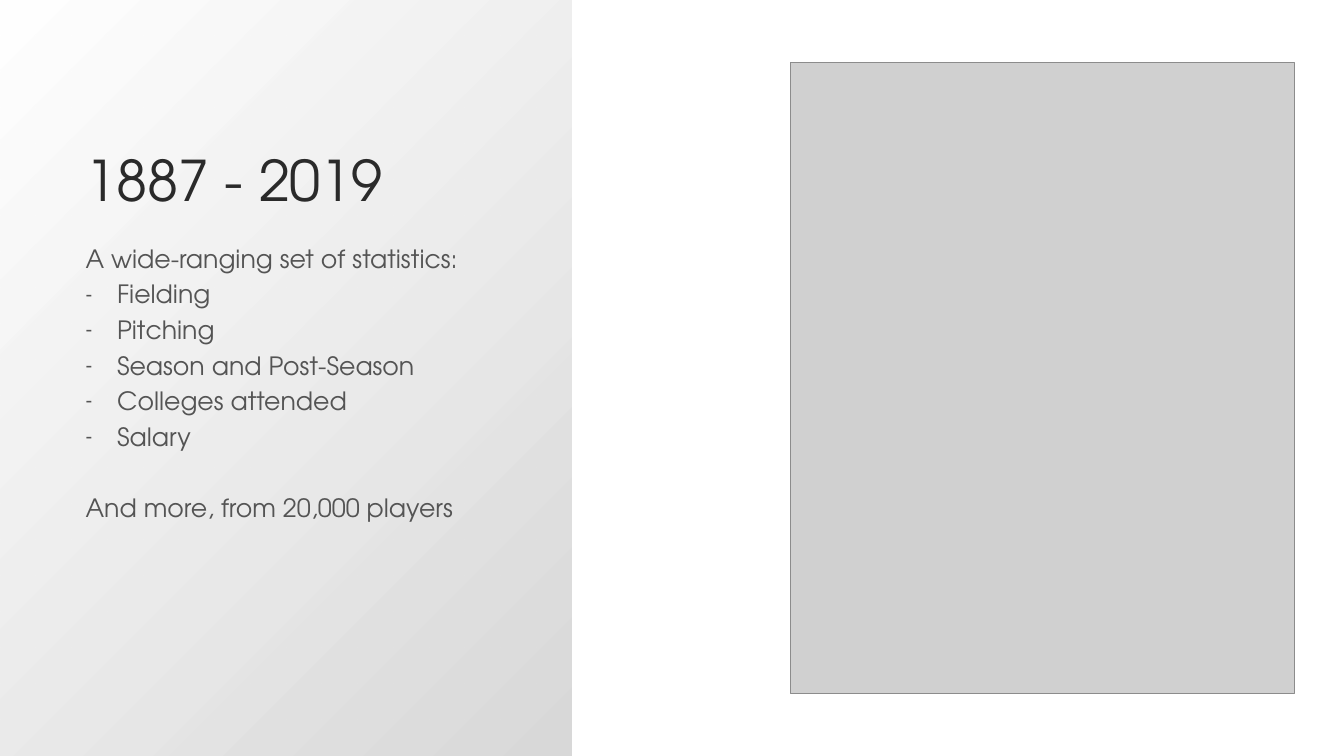
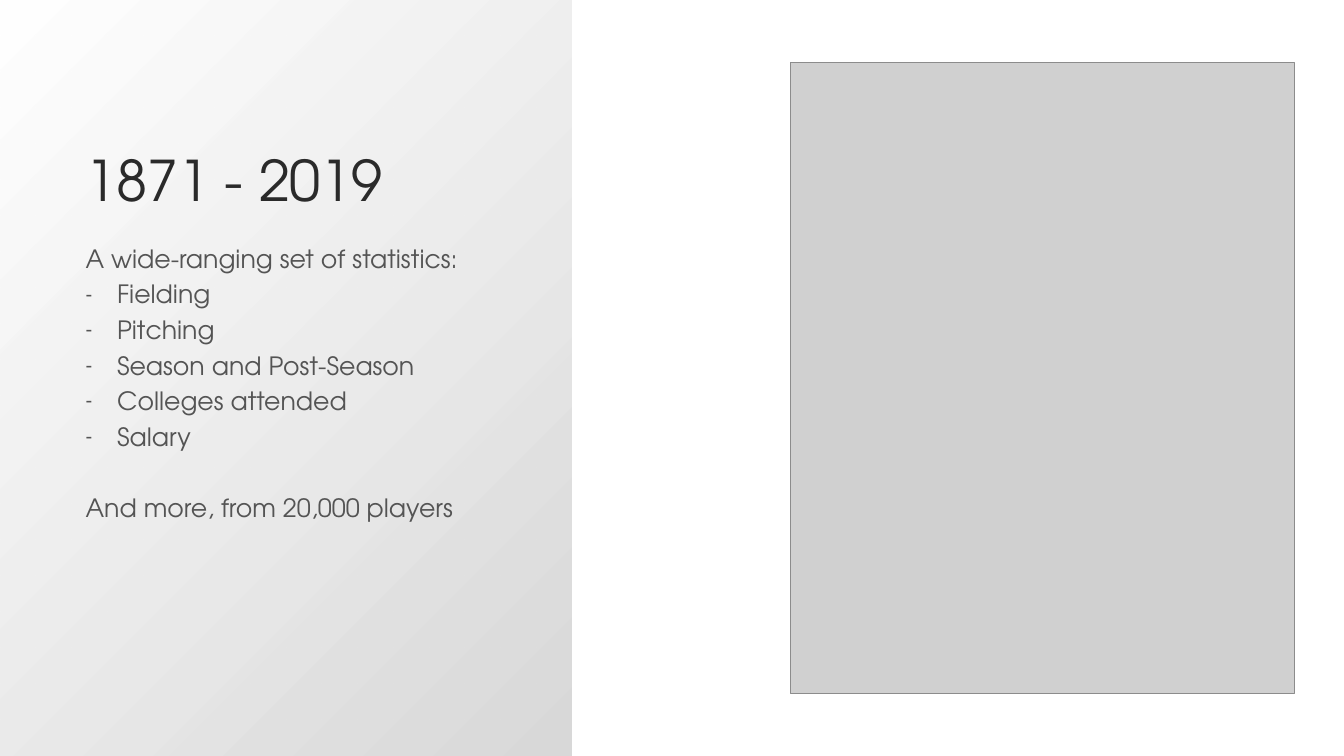
Before and after one commit to aradaha/Baseball-Stats-Project, a slide deck: slide 3 of pptx/CaptsonePowerPoint.pptx. Drawn at 1344x756 pixels with LibreOffice and Linux fonts; fonts in the diff are those of the drawing; grey boxes stand for pictures. Boxes give left, top, right and bottom in pixels: in the first picture for what was removed or moved away, otherwise in the second. Text is boxed around its words. In the diff, an @@ line names an element or a change of style, - is before the commit and + after.

```diff
--- a/pptx/CaptsonePowerPoint.pptx
+++ b/pptx/CaptsonePowerPoint.pptx
@@ title at box(86, 159, 383, 202): text changed @@
-1887 - 2019
+1871 - 2019
```
Also in this commit, not shown: 2 other slides changed, 1 slide added, 3 other files.
